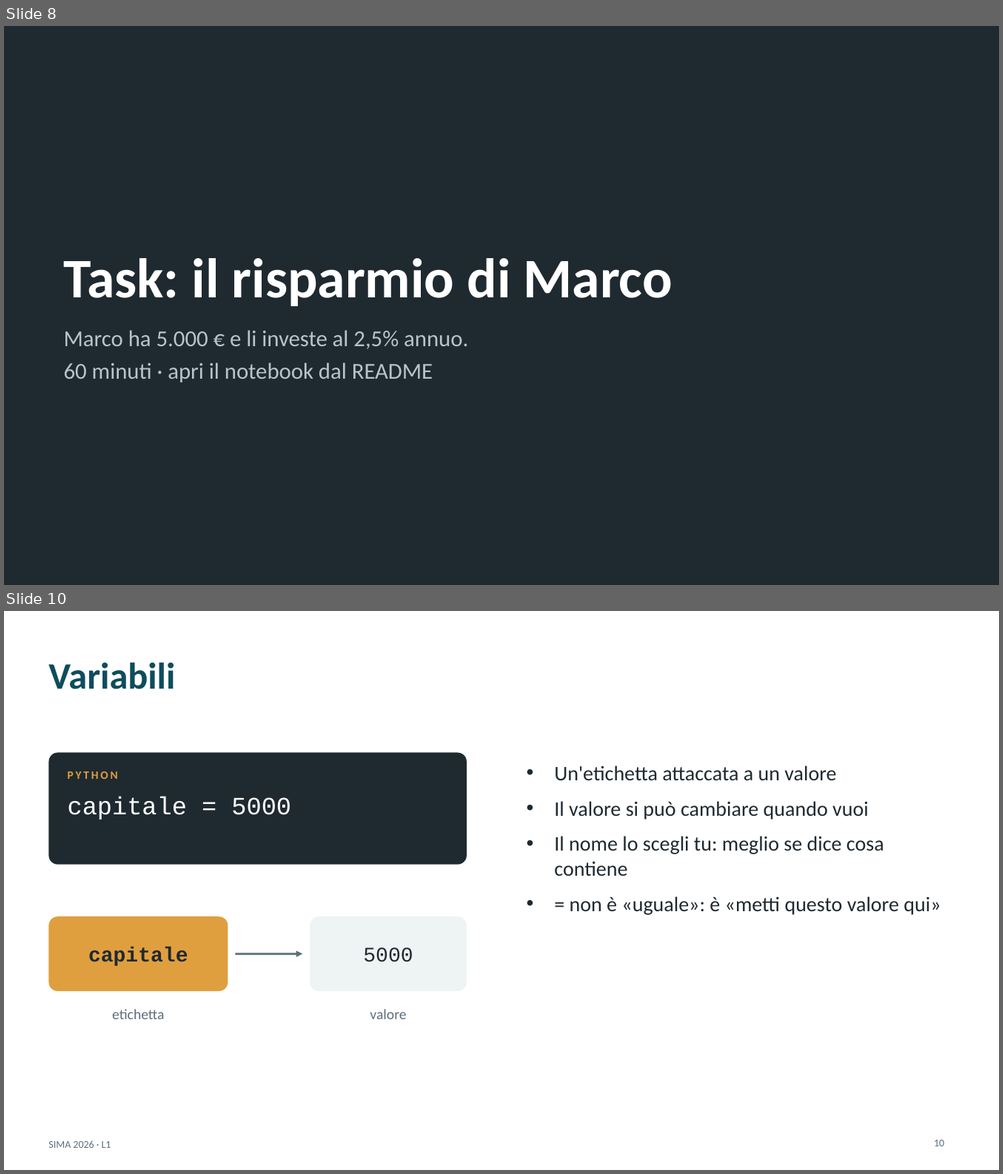
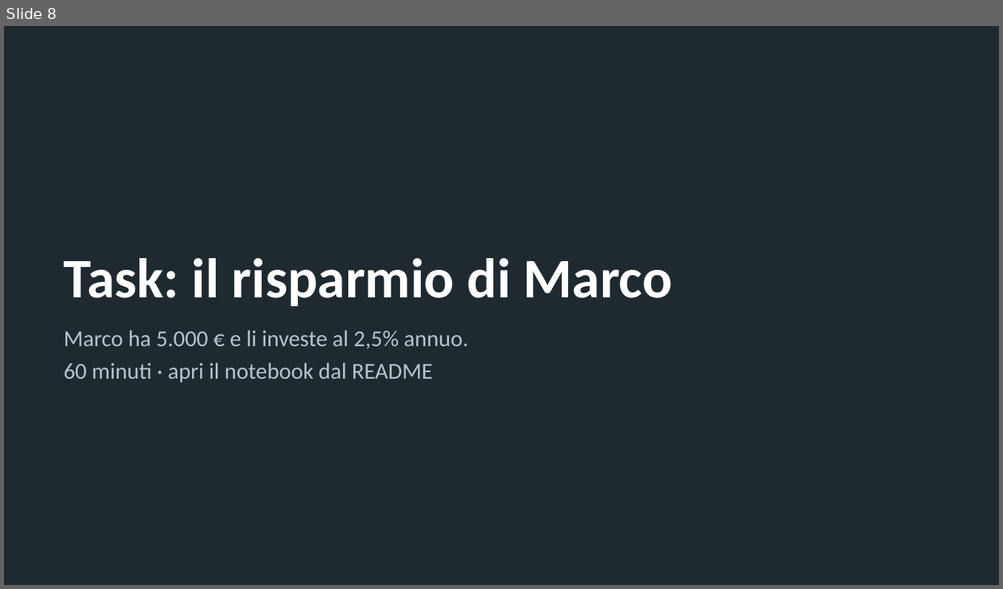
Before and after one commit to andrealorenzon/SIMA2026, a slide deck: lezioni/L01_python_calcolatrice/slide.pptx. Shown one above the other, each under a label of ours: slides 8 and 10 before the commit, slide 8 after it; the slides between them are not shown. The pictures are 1003x1174 and 1003x589 pixels, drawn with LibreOffice and Linux fonts; fonts in the diff are those of the drawing. Boxes give left, top, right and bottom in pixels: in the first picture for what was removed or moved away, otherwise in the second. Text is boxed around its words. In the diff, an @@ line names an element or a change of style, - is before the commit and + after.

```diff
--- a/lezioni/L01_python_calcolatrice/slide.pptx
+++ b/lezioni/L01_python_calcolatrice/slide.pptx
@@ slide 10 removed at (4, 611, 999, 1170), background #FFFFFF @@
@@ title removed at (48, 662, 175, 689) @@
-Variabili
@@ rounded rectangle removed at (48, 753, 466, 865) @@
@@ text removed at (554, 766, 940, 915) @@
-• Un'etichetta attaccata a un valore
-• Il valore si può cambiare quando vuoi
-• Il nome lo scegli tu: meglio se dice cosa contiene
-• = non è «uguale»: è «metti questo valore qui»
@@ text removed at (68, 772, 118, 779) @@
-PYTHON
@@ text removed at (68, 797, 291, 820) @@
-capitale = 5000
@@ rounded rectangle removed at (48, 917, 227, 991) @@
@@ rounded rectangle removed at (310, 917, 466, 991) @@
@@ text removed at (88, 948, 188, 966) @@
-capitale
@@ arrow removed from (236, 954) to (302, 954) @@
@@ text removed at (363, 948, 412, 963) @@
-5000
@@ text removed at (112, 1009, 164, 1019) @@
-etichetta
@@ text removed at (370, 1009, 406, 1019) @@
-valore
@@ text removed at (48, 1141, 111, 1148) @@
-SIMA 2026 · L1
@@ page number removed at (933, 1140, 944, 1147) @@
-10
```
Also in this commit, not shown: 4 other slides removed, 6 other files.
